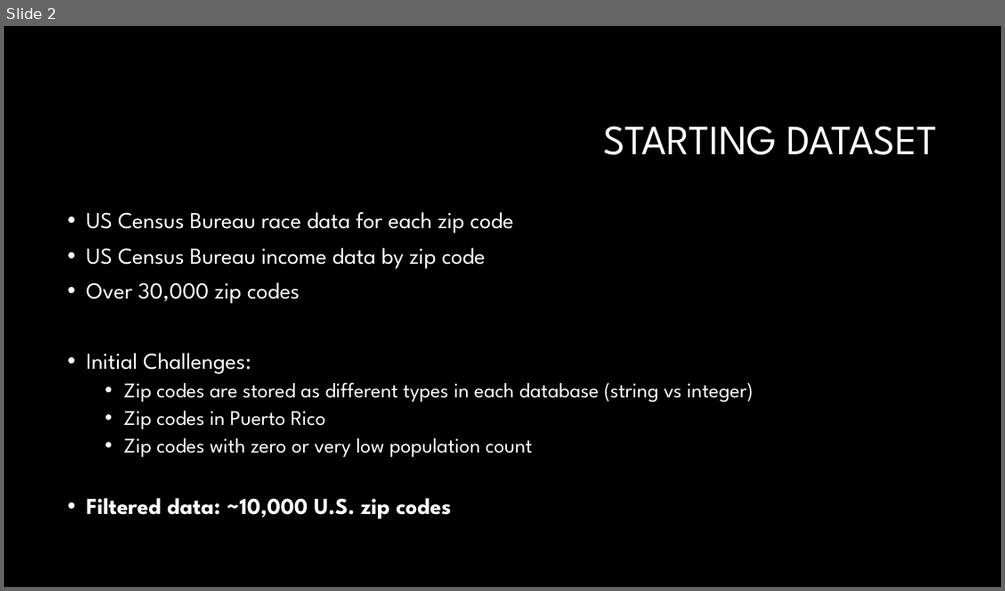
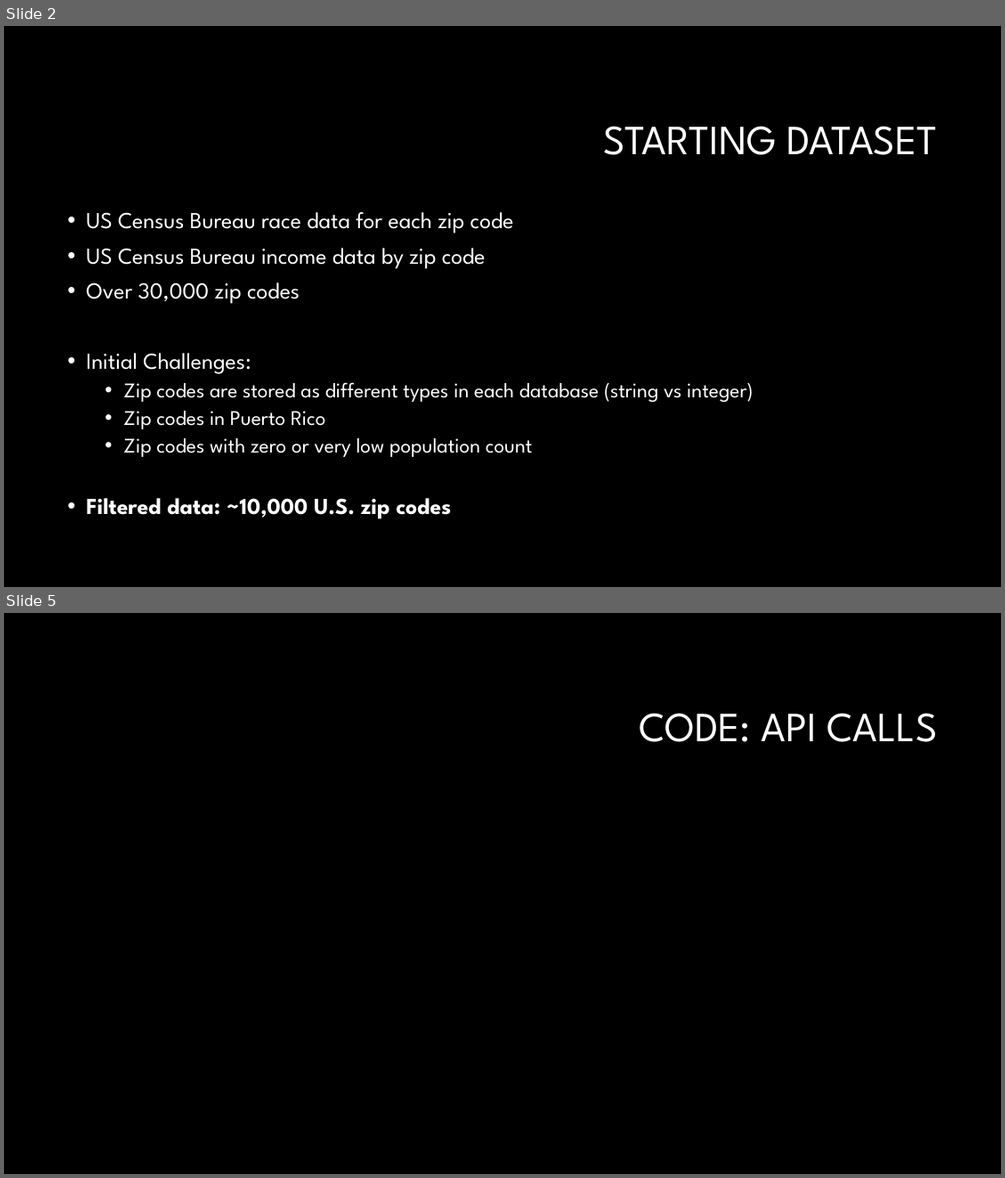
Before and after one commit to Reynazhang2014/diva_and_the_brain, a slide deck: divas_brain_presentation.pptx. Shown one above the other, each under a label of ours: slide 2 before the commit, slides 2 and 5 after it; the slides between them are not shown. The pictures are 1005x591 and 1005x1178 pixels, drawn with LibreOffice and Linux fonts; fonts in the diff are those of the drawing; background and template pictures are left out. Boxes give left, top, right and bottom in pixels: in the first picture for what was removed or moved away, otherwise in the second. Text is boxed around its words. In the diff, an @@ line names an element or a change of style, - is before the commit and + after.

```diff
--- a/divas_brain_presentation.pptx
+++ b/divas_brain_presentation.pptx
@@ slide 5 added at <box>4,613,1001,1174</box>, background #000000 @@
@@ title added at <box>639,713,938,742</box>, 40 pt, text #FFFFFF @@
+CODE: API CALLS
```
Also in this commit, not shown: 2 slides changed, 3 other slides added.
